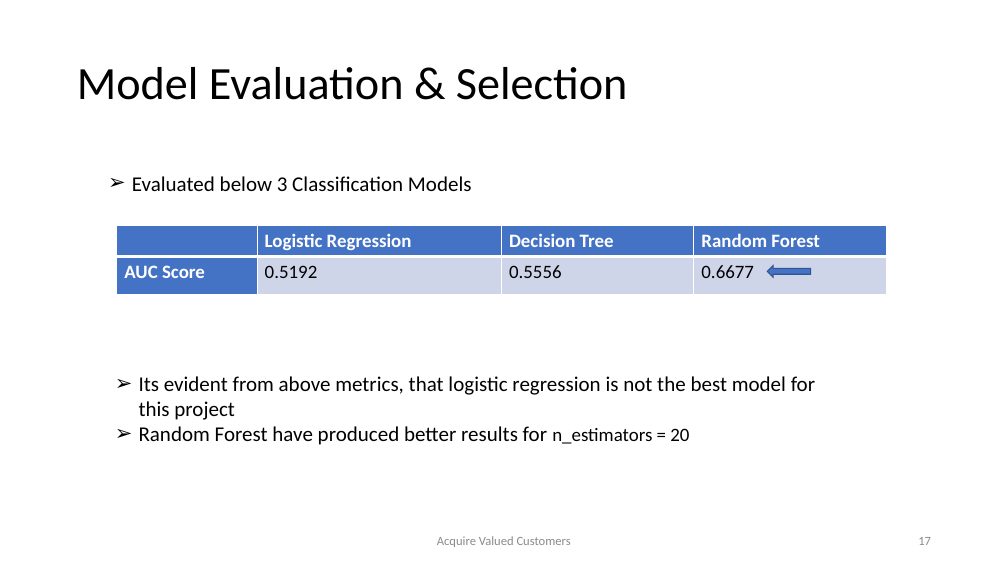
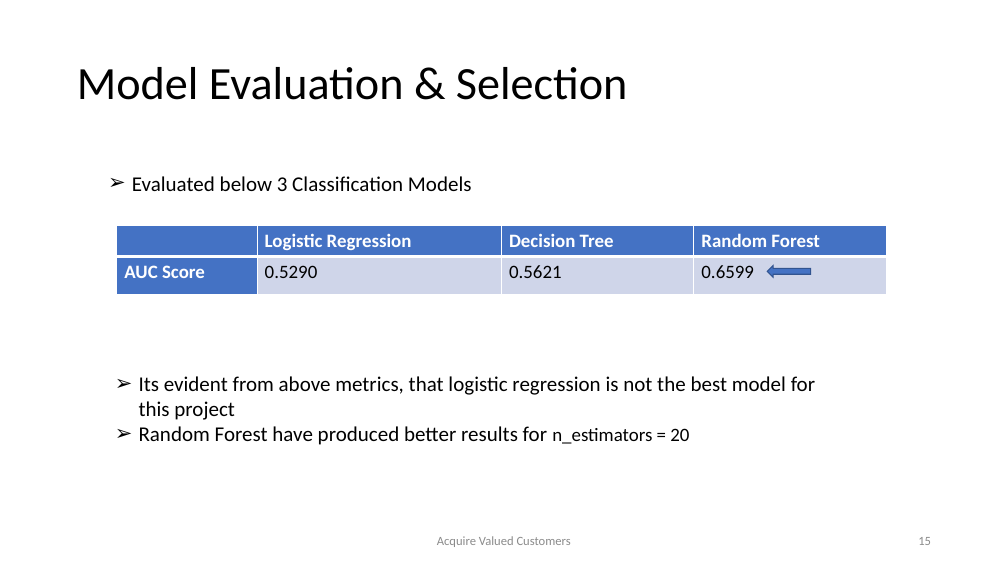
Before and after one commit to samudassir/acquirevaluedcustomers, a slide deck: slide 15 of project_report/project_presentation_II.pptx (slide 17 before the commit). Drawn at 1008x567 pixels with LibreOffice and Linux fonts; fonts in the diff are those of the drawing. Boxes give left, top, right and bottom in pixels: in the first picture for what was removed or moved away, otherwise in the second. Text is boxed around its words. In the diff, an @@ line names an element or a change of style, - is before the commit and + after.

```diff
--- a/project_report/project_presentation_II.pptx
+++ b/project_report/project_presentation_II.pptx
@@ table at bbox=[117, 226, 886, 294] @@
-row 2: AUC Score | 0.5192 | 0.5556 | 0.6677
+row 2: AUC Score | 0.5290 | 0.5621 | 0.6599
@@ page number at bbox=[918, 537, 931, 545]: text changed @@
-17
+15
```
Also in this commit, not shown: 10 other slides changed, 2 slides removed, 1 other file.
